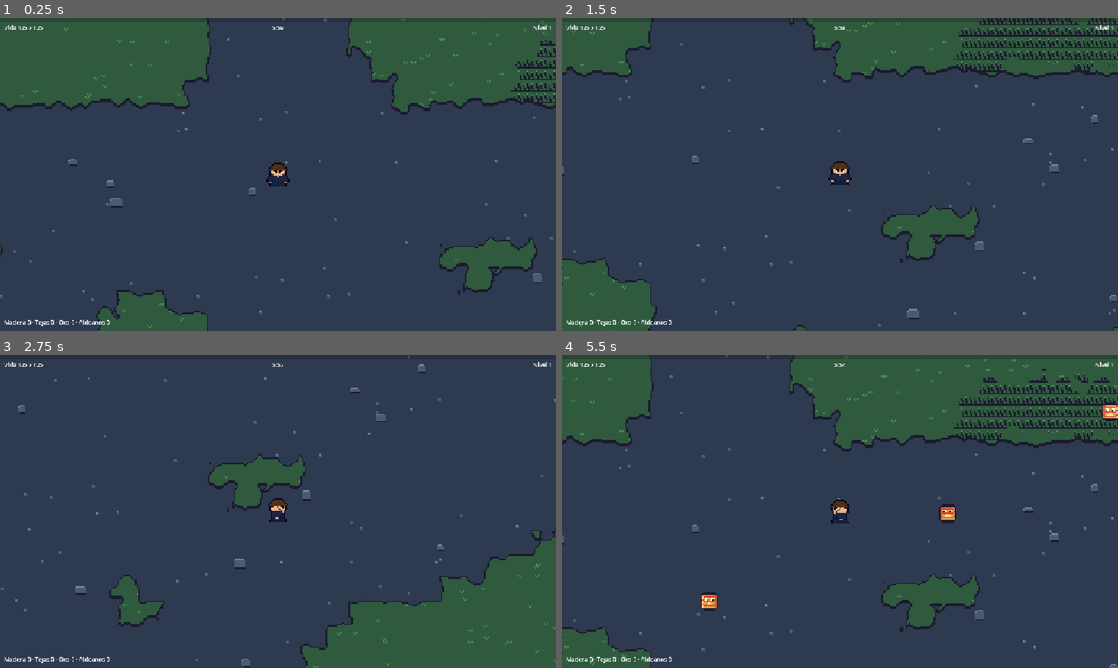
Above: before the commit, frames 1-4 (two rows, left to right).
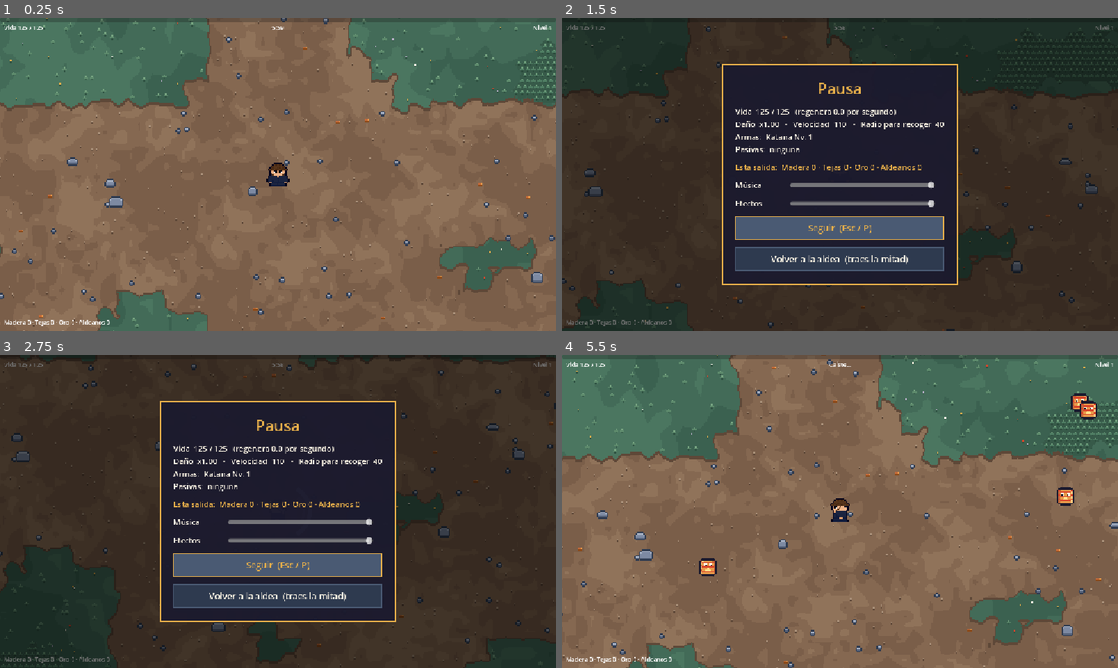
Above: after the commit, the same moments.

Repository: dotrashtrash-png/kintsugi
Game: Godot game, scene res://escenas/run/Run.tscn
Same seed, same stepped clock (60 frames per second), same inputs: the game is played once before the commit and once after it. This scene is started directly instead of the project's main scene.
Inputs (mouse positions are in pixels of both pictures, inside the frame that each line leads up to):
- Up to frame 1 (0.25 s): no input
- Up to frame 2 (1.5 s): tap Enter (ui_accept) at 0.5, 0.77 s; move the mouse to (962, 158) at 0.52 s; hold D (derecha) 0.53-1.28 s; tap P at 0.6, 1.35 s; click (962, 158) at 0.67 s; move the mouse to (728, 190) at 1.27 s; hold S (abajo) from 1.28 s (still down); click (728, 190) at 1.42 s
- Up to frame 3 (2.75 s): tap Enter (ui_accept) at 1.52 s; move the mouse to (333, 442) at 2.02 s; release S (abajo) at 2.03 s; hold D (derecha) from 2.03 s (still down); tap P at 2.1 s; click (333, 442) at 2.17 s
- Up to frame 4 (5.5 s): release D (derecha) at 2.75 s; click (840, 564) at 2.75 s, where only the run after the commit has a clickable "Seguir (Esc / P)"; move the mouse to (812, 574) at 3.52 s; hold W (arriba) 3.53-4.28 s; tap P at 3.6, 4.35 s; click (812, 574) at 3.67 s; tap Enter (ui_accept) at 3.77, 4.52 s; move the mouse to (1006, 558) at 4.27 s; hold A (izquierda) 4.28-5 s; click (1006, 558) at 4.42 s; tap Escape (ui_cancel) at 4.9 s; click (840, 596) at 5 s, where only the run after the commit has a clickable "Volver a la aldea (traes la m…"

The runs differ from the first frame. In frame 1, 93% of the frame differs, in the area x 0-100%, y 0-100%; in frame 2, 95%; in frame 3, 97%; in frame 4, 96%.

Commit message:
Arte, pausa y arreglos del playtest

Diff:
--- a/escenas/base/final.gd
+++ b/escenas/base/final.gd
@@ -4,6 +4,8 @@
 
 const RUTA_MENU := "res://escenas/ui/MenuPrincipal.tscn"
 const RUTA_IMAGEN := "res://arte/aldea/final_kohaku.png"
+# Musica del final: "Dream Sakura" (u otra) de MOMIZizm MUSiC, guardada con uno de estos nombres.
+const RUTAS_MUSICA := ["res://audio/musica/mus_final.ogg", "res://audio/musica/mus_final.mp3"]
 const PAGINAS := [
 	"Los faroles del santuario se encienden, uno por uno.",
 	"Kohaku abre los ojos. Tsugimura recordó a su guardiana, y las grietas de la aldea brillan con oro.",
@@ -18,7 +20,25 @@
 	$Imagen.modulate.a = 0.0
 	create_tween().tween_property($Imagen, "modulate:a", 1.0, 2.0)
 	Audio.sfx("reparar")
+	poner_musica()
 	mostrar()
+
+# Si existe mus_final (.ogg o .mp3) suena en loop; si no, sigue la musica que venia.
+func poner_musica() -> void:
+	for ruta in RUTAS_MUSICA:
+		if not ResourceLoader.exists(ruta):
+			continue
+		Audio.parar_musica()
+		var pista: AudioStream = load(ruta)
+		if "loop" in pista:
+			pista.loop = true
+		var reproductor := AudioStreamPlayer.new()
+		reproductor.stream = pista
+		reproductor.volume_db = -8.0
+		reproductor.bus = "Musica"
+		add_child(reproductor)
+		reproductor.play()
+		return
 
 func mostrar() -> void:
 	$Texto.text = PAGINAS[pagina]
--- a/escenas/enemigos/Chochin.tscn
+++ b/escenas/enemigos/Chochin.tscn
@@ -13,7 +13,8 @@
 collision_mask = 0
 motion_mode = 1
 script = ExtResource("1_vfiqp")
-velocidad = 45.0
+velocidad = 62.0
+dano = 6
 fps = 3.0
 
 [node name="Golpe" parent="." unique_id=1831681398 instance=ExtResource("2_aw5jn")]
--- a/escenas/enemigos/Rescate.gd
+++ b/escenas/enemigos/Rescate.gd
@@ -6,6 +6,8 @@
 var heroe_dentro := false
 var progreso := 0.0
 var liberado := false
+var emboscada_hecha := false
+const KASAS_EMBOSCADA := 6 # al empezar a liberar, salen paraguas alrededor
 
 func _ready() -> void:
 	add_to_group("rescates")
@@ -16,6 +18,9 @@
 func _on_body_entered(cuerpo: Node2D) -> void:
 	if cuerpo.is_in_group("jugador"):
 		heroe_dentro = true
+		if not emboscada_hecha:
+			emboscada_hecha = true
+			emboscada.call_deferred() # no se puede crear cuerpos en medio de la fisica
 
 func _on_body_exited(cuerpo: Node2D) -> void:
 	if cuerpo.is_in_group("jugador"):
@@ -56,3 +61,12 @@
 	add_child(dibujo)
 	move_child(dibujo, $Barra.get_index()) # debajo de la barra
 	$Aldeano.visible = false
+
+# Los yokais no dejan rescatar tranquilo: aparece un circulo de Kasas
+func emboscada() -> void:
+	var spawner = get_parent()
+	if spawner == null or not spawner.has_method("crear"):
+		return
+	for i in KASAS_EMBOSCADA:
+		var punto: Vector2 = global_position + Vector2.RIGHT.rotated(TAU * i / KASAS_EMBOSCADA) * 110.0
+		spawner.crear(spawner.escena_kasa, punto)
--- a/escenas/enemigos/spawner.gd
+++ b/escenas/enemigos/spawner.gd
@@ -6,7 +6,7 @@
 @export var escena_rescate: PackedScene = preload("res://escenas/enemigos/Rescate.tscn")
 @export var tope: int = 150 # maximo de yokais vivos a la vez (la Web se traba con mas)
 @export var distancia: float = 260.0 # a que distancia del heroe aparecen: fuera de la pantalla
-@export var vida_extra_por_minuto: float = 0.35 # +35% de vida por cada minuto que pasa
+@export var vida_extra_por_minuto: float = 0.5 # +35% de vida por cada minuto que pasa
 
 # Minutos en los que un anillo de faroles rodea al heroe
 const MINUTOS_ANILLO := [2.0, 4.0, 5.5]
@@ -24,7 +24,7 @@
 	tiempo += delta
 	# Al principio sale una tanda cada 1.2 s; al minuto 6, cada 0.3 s.
 	var avance: float = clampf(tiempo / 360.0, 0.0, 1.0)
-	$TimerOleada.wait_time = lerpf(1.2, 0.3, avance)
+	$TimerOleada.wait_time = lerpf(1.0, 0.25, avance)
 
 	# Hordas especiales
 	if anillos_hechos < MINUTOS_ANILLO.size() and tiempo >= MINUTOS_ANILLO[anillos_hechos] * 60.0:
@@ -35,7 +35,7 @@
 	if heroe == null:
 		return
 	# Minuto 0: 1 yokai por tanda. Minuto 5: 6 por tanda.
-	var cantidad: int = 1 + int(tiempo / 60.0)
+	var cantidad: int = 2 + int(tiempo / 50.0)
 	for i in cantidad:
 		if get_tree().get_nodes_in_group("enemigos").size() >= tope:
 			return
@@ -44,7 +44,7 @@
 
 func elegir_yokai() -> PackedScene:
 	var r: float = randf()
-	if tiempo > 120.0 and r < 0.06:
+	if tiempo > 90.0 and r < 0.08:
 		return escena_nurikabe # desde el minuto 2: 6 de cada 100
 	if tiempo > 60.0 and r < 0.36:
 		return escena_kasa # desde el minuto 1: 3 de cada 10
@@ -55,8 +55,16 @@
 	var yokai: Yokai = escena.instantiate()
 	yokai.vida = int(ceil(yokai.vida * (1.0 + tiempo / 60.0 * vida_extra_por_minuto)))
 	add_child(yokai)
-	yokai.global_position = posicion
+	yokai.global_position = dentro_del_mapa(posicion)
 	return yokai
+
+# Si el punto cae fuera del mapa, lo trae al borde (antes salian en el vacio y se quedaban quietos)
+func dentro_del_mapa(punto: Vector2) -> Vector2:
+	var run = get_tree().get_first_node_in_group("run")
+	if run == null or not run.limites.has_area():
+		return punto
+	var margen := Vector2(16, 16)
+	return punto.clamp(run.limites.position + margen, run.limites.end - margen)
 
 # Un circulo de faroles alrededor del heroe que se va cerrando
 func evento_anillo(cantidad: int) -> void:
@@ -76,4 +84,4 @@
 	add_child(rescate)
 	# Cerca del heroe, dentro de la pantalla, para que se vea.
 	var angulo: float = randf() * TAU
-	rescate.global_position = heroe.global_position + Vector2.RIGHT.rotated(angulo) * randf_range(90.0, 150.0)
+	rescate.global_position = dentro_del_mapa(heroe.global_position + Vector2.RIGHT.rotated(angulo) * randf_range(90.0, 150.0))
--- a/escenas/enemigos/yokai.gd
+++ b/escenas/enemigos/yokai.gd
@@ -14,27 +14,36 @@
 const RUTA_LUZ := "res://escenas/run/Luz.tscn"
 const RUTA_MATERIAL := "res://escenas/run/Material.tscn"
 const RUTA_HUMO := "res://escenas/efectos/Humo.tscn"
+const PROBABILIDAD_ONIGIRI := 0.05 # 5 de cada 100 yokais sueltan un onigiri que cura
 const PAUSA_DANO := 0.5 # pega cada medio segundo mientras toca al heroe
 
 var heroe
 var espera_dano := 0.0
 var muerto := false
 var reloj_anim := 0.0
+var run
 
 func _ready() -> void:
 	add_to_group("enemigos")
 	heroe = get_tree().get_first_node_in_group("jugador")
+	run = get_tree().get_first_node_in_group("run")
 
 func _physics_process(delta: float) -> void:
 	if heroe == null or muerto:
 		return
 	mover(delta)
+	quedarse_en_el_mapa()
 	revisar_contacto(delta)
 	animar(delta)
 
 func mover(_delta: float) -> void:
 	velocity = global_position.direction_to(heroe.global_position) * velocidad
 	move_and_slide()
+
+# Los empujones (campana, golpe) ya no sacan a los yokais del mapa
+func quedarse_en_el_mapa() -> void:
+	if run and run.limites.has_area():
+		global_position = global_position.clamp(run.limites.position, run.limites.end)
 
 func revisar_contacto(delta: float) -> void:
 	espera_dano -= delta
@@ -72,6 +81,10 @@
 		var mat = soltar(RUTA_MATERIAL)
 		if mat:
 			mat.tipo = elegir_material()
+	if randf() < PROBABILIDAD_ONIGIRI:
+		var comida = soltar(RUTA_MATERIAL)
+		if comida:
+			comida.tipo = "onigiri"
 	soltar(RUTA_HUMO)
 	Audio.sfx("yokai_muere")
 	queue_free()
--- a/escenas/jugador/katana.gd
+++ b/escenas/jugador/katana.gd
@@ -2,6 +2,7 @@
 # Katana (Ronin): corte al frente cada cierto tiempo.
 
 const RECARGA_MINIMA := 0.5 # nunca ataca mas rapido que esto
+const ALCANCE_APUNTAR := 70.0 # apunta sola al yokai mas cercano dentro de esta distancia
 
 var nivel := 1
 var dano := 5
@@ -15,8 +16,23 @@
 	timer.timeout.connect(_atacar)
 
 func _physics_process(_delta: float) -> void:
-	if heroe:
-		rotation = heroe.direccion.angle() # apunta hacia donde camina
+	if heroe == null or mostrando:
+		return # durante el corte la direccion queda fija (antes se podia girar y pegar en 360)
+	var objetivo := yokai_mas_cercano()
+	if objetivo:
+		rotation = global_position.direction_to(objetivo.global_position).angle()
+	else:
+		rotation = heroe.direccion.angle() # sin yokais cerca: hacia donde camina
+
+func yokai_mas_cercano() -> Node2D:
+	var mejor: Node2D = null
+	var mejor_distancia := ALCANCE_APUNTAR * scale.x
+	for e in get_tree().get_nodes_in_group("enemigos"):
+		var d := global_position.distance_to(e.global_position)
+		if d < mejor_distancia:
+			mejor = e
+			mejor_distancia = d
+	return mejor
 
 func _atacar() -> void:
 	for cuerpo in get_overlapping_bodies():
--- /dev/null
+++ b/escenas/run/Pausa.tscn
@@ -0,0 +1,8 @@
+[gd_scene format=3]
+
+[ext_resource type="Script" path="res://escenas/run/pausa.gd" id="1_w7fte"]
+
+[node name="Pausa" type="CanvasLayer" unique_id=714902386]
+process_mode = 3
+layer = 10
+script = ExtResource("1_w7fte")
--- a/escenas/run/material.gd
+++ b/escenas/run/material.gd
@@ -12,6 +12,7 @@
 	"madera": Color(0.8, 0.55, 0.35),
 	"tejas": Color(0.9, 0.5, 0.5),
 	"oro": Color(1, 0.85, 0.3),
+	"onigiri": Color(1, 1, 1),
 }
 
 var heroe
@@ -38,6 +39,11 @@
 	if recogido or not cuerpo.is_in_group("jugador"):
 		return
 	recogido = true
+	if tipo == "onigiri":
+		cuerpo.vida = mini(cuerpo.vida_maxima, cuerpo.vida + randi_range(5, 10)) # cura, no se guarda
+		Audio.sfx("nivel")
+		queue_free()
+		return
 	var run = get_tree().get_first_node_in_group("run")
 	if run:
 		run.agregar_material(tipo, cantidad)
--- /dev/null
+++ b/escenas/run/pausa.gd
@@ -0,0 +1,168 @@
+extends CanvasLayer
+# Pausa de la partida: Esc o P.
+# Muestra las estadisticas del heroe, lo recolectado, el volumen y deja volver a la aldea.
+# La interfaz se arma por codigo: la escena Pausa.tscn es solo este nodo.
+# Process Mode = Always: es lo unico que sigue funcionando con el juego congelado.
+
+const NOCHE := Color("1b1a2e")
+const PIZARRA := Color("2e3a4f")
+const GRIS := Color("4a5a73")
+const ORO := Color("e8b04a")
+const CREMA := Color("fff8e7")
+
+var abierta := false
+var estadisticas: Label
+var materiales: Label
+var boton_seguir: Button
+
+
+func _ready() -> void:
+	process_mode = Node.PROCESS_MODE_ALWAYS
+	layer = 10
+	construir()
+	visible = false
+
+
+func _unhandled_input(event: InputEvent) -> void:
+	var tecla_p: bool = event is InputEventKey and event.pressed and not event.echo and event.keycode == KEY_P
+	if not (event.is_action_pressed("ui_cancel") or tecla_p):
+		return
+	var run = get_parent()
+	if run.terminado:
+		return
+	if not abierta and get_tree().paused:
+		return # el menu de mejoras ya tiene el juego en pausa
+	get_viewport().set_input_as_handled()
+	if abierta:
+		cerrar()
+	else:
+		abrir()
+
+
+func abrir() -> void:
+	abierta = true
+	actualizar()
+	visible = true
+	get_tree().paused = true
+	Audio.sfx("boton")
+	boton_seguir.grab_focus()
+
+
+func cerrar() -> void:
+	abierta = false
+	visible = false
+	get_tree().paused = false
+	Audio.sfx("boton")
+
+
+func _on_volver() -> void:
+	abierta = false
+	visible = false
+	get_parent().terminar(false) # vuelve con la mitad de lo recolectado
+
+
+# ---------- Textos ----------
+
+func actualizar() -> void:
+	var run = get_parent()
+	var h = run.heroe
+	var lineas := PackedStringArray()
+	lineas.append("Vida  %d / %d   (regenera %.1f por segundo)" % [h.vida, h.vida_maxima, h.regen])
+	lineas.append("Daño  x%.2f   ·   Velocidad  %d   ·   Radio para recoger  %d" % [h.poder, h.velocidad, h.radio_recoger])
+	var armas := PackedStringArray()
+	for arma in h.armas.get_children():
+		armas.append("%s Nv. %d" % [nombre_de(arma.name), arma.nivel])
+	lineas.append("Armas:  " + (", ".join(armas) if armas.size() > 0 else "ninguna"))
+	var pasivas := PackedStringArray()
+	for clave in h.niveles:
+		pasivas.append("%s Nv. %d" % [nombre_de(clave), h.niveles[clave]])
+	lineas.append("Pasivas:  " + (", ".join(pasivas) if pasivas.size() > 0 else "ninguna"))
+	estadisticas.text = "\n".join(lineas)
+	var m: Dictionary = run.recolectado
+	materiales.text = "Esta salida:  Madera %d · Tejas %d · Oro %d · Aldeanos %d" % [m["madera"], m["tejas"], m["oro"], run.aldeanos_rescatados]
+
+
+func nombre_de(clave) -> String:
+	return Heroes.MEJORAS.get(String(clave), {}).get("nombre", String(clave).capitalize())
+
+
+# ---------- Construir la interfaz ----------
+
+func caja(fondo: Color, borde: Color) -> StyleBoxFlat:
+	var s := StyleBoxFlat.new()
+	s.bg_color = fondo
+	s.border_color = borde
+	s.set_border_width_all(2)
+	s.set_content_margin_all(12)
+	return s
+
+
+func etiqueta(texto: String, tamano: int, color := CREMA) -> Label:
+	var l := Label.new()
+	l.text = texto
+	l.add_theme_font_size_override("font_size", tamano)
+	l.add_theme_color_override("font_color", color)
+	return l
+
+
+func boton(texto: String) -> Button:
+	var b := Button.new()
+	b.text = texto
+	b.add_theme_font_size_override("font_size", 18)
+	b.add_theme_stylebox_override("normal", caja(PIZARRA, GRIS))
+	b.add_theme_stylebox_override("hover", caja(GRIS, ORO))
+	b.add_theme_stylebox_override("focus", caja(GRIS, ORO))
+	b.add_theme_stylebox_override("pressed", caja(NOCHE, ORO))
+	b.add_theme_color_override("font_color", CREMA)
+	b.add_theme_color_override("font_hover_color", ORO)
+	b.add_theme_color_override("font_focus_color", ORO)
+	return b
+
+
+func barra_volumen(texto: String, bus: String) -> HBoxContainer:
+	var fila := HBoxContainer.new()
+	var l := etiqueta(texto, 16)
+	l.custom_minimum_size = Vector2(110, 0)
+	fila.add_child(l)
+	var barra := HSlider.new()
+	barra.min_value = 0.0
+	barra.max_value = 1.0
+	barra.step = 0.05
+	barra.value = Audio.volumen(bus)
+	barra.custom_minimum_size = Vector2(300, 24)
+	barra.value_changed.connect(func(v: float) -> void: Audio.poner_volumen(bus, v))
+	fila.add_child(barra)
+	return fila
+
+
+func construir() -> void:
+	var sombra := ColorRect.new()
+	sombra.color = Color(0, 0, 0, 0.55)
+	sombra.set_anchors_preset(Control.PRESET_FULL_RECT)
+	add_child(sombra)
+	var centro := CenterContainer.new()
+	centro.set_anchors_preset(Control.PRESET_FULL_RECT)
+	add_child(centro)
+	var panel := PanelContainer.new()
+	var estilo := caja(Color(NOCHE, 0.95), ORO)
+	estilo.set_content_margin_all(28)
+	panel.add_theme_stylebox_override("panel", estilo)
+	centro.add_child(panel)
+	var columna := VBoxContainer.new()
+	columna.add_theme_constant_override("separation", 14)
+	panel.add_child(columna)
+	var titulo := etiqueta("Pausa", 32, ORO)
+	titulo.horizontal_alignment = HORIZONTAL_ALIGNMENT_CENTER
+	columna.add_child(titulo)
+	estadisticas = etiqueta("", 16)
+	columna.add_child(estadisticas)
+	materiales = etiqueta("", 16, ORO)
+	columna.add_child(materiales)
+	columna.add_child(barra_volumen("Música", "Musica"))
+	columna.add_child(barra_volumen("Efectos", "Efectos"))
+	boton_seguir = boton("Seguir  (Esc / P)")
+	boton_seguir.pressed.connect(cerrar)
+	columna.add_child(boton_seguir)
+	var volver := boton("Volver a la aldea  (traes la mitad)")
+	volver.pressed.connect(_on_volver)
+	columna.add_child(volver)
--- a/escenas/run/run.gd
+++ b/escenas/run/run.gd
@@ -7,6 +7,7 @@
 
 const RUTA_TENGU := "res://escenas/enemigos/Tengu.tscn"
 const RUTA_ALDEA := "res://escenas/base/Aldea.tscn"
+const RUTA_PAUSA := "res://escenas/run/Pausa.tscn"
 const MEJORAS_QUE_NO_SON_ARMAS := ["waraji", "haori", "omamori", "hachimaki"]
 const NIVEL_MAXIMO := 8 # el mismo numero que en heroe.gd
 const MARGEN_BORDE := 10.0 # el heroe no se acerca mas que esto al borde del mapa
@@ -31,6 +32,8 @@
 	if has_node("MenuMejoras"):
 		$MenuMejoras.mejora_elegida.connect(_on_mejora_elegida)
 	calcular_limites()
+	if ResourceLoader.exists(RUTA_PAUSA):
+		add_child(load(RUTA_PAUSA).instantiate())
 	Audio.musica("run")
 
 
@@ -77,7 +80,7 @@
 	while experiencia >= experiencia_necesaria:
 		experiencia -= experiencia_necesaria
 		nivel += 1
-		experiencia_necesaria = 5 + nivel * 3 # cada nivel pide un poco mas
+		experiencia_necesaria = 6 + nivel * 5 # cada nivel pide mas
 		niveles_pendientes += 1
 	if niveles_pendientes > 0 and not get_tree().paused:
 		mostrar_menu()
@@ -162,6 +165,11 @@
 		for tipo in botin:
 			botin[tipo] = botin[tipo] / 2 # si cae, trae la mitad de los materiales
 	Estado.recibir_botin(botin, aldeanos_rescatados, sobrevivio)
+	# Aviso de 2 segundos antes de volver, para que se entienda que paso
+	if has_node("HUD/LabelTiempo"):
+		$HUD/LabelTiempo.text = "¡Sobreviviste!" if sobrevivio else "Caíste..."
+	get_tree().paused = true
+	await get_tree().create_timer(2.0, true).timeout # cuenta aunque el juego este en pausa
 	get_tree().paused = false # nunca cambiar de escena en pausa
 	get_tree().change_scene_to_file.call_deferred(RUTA_ALDEA)
 
--- a/escenas/ui/dialogo.gd
+++ b/escenas/ui/dialogo.gd
@@ -8,14 +8,31 @@
 
 signal cerrado
 
+# Retrato de cada personaje. Si el dibujo no existe, queda el cuadro de color.
+const RETRATOS := {
+	"Abuela Haru": "res://arte/ui/retrato_haru.png",
+	"Kohaku": "res://arte/yokais/kohaku.png",
+}
+
+var retrato: TextureRect
+
 
 func _ready() -> void:
 	visible = false
+	retrato = TextureRect.new()
+	retrato.expand_mode = TextureRect.EXPAND_IGNORE_SIZE
+	retrato.stretch_mode = TextureRect.STRETCH_KEEP_ASPECT_CENTERED
+	retrato.texture_filter = CanvasItem.TEXTURE_FILTER_NEAREST
+	retrato.set_anchors_preset(Control.PRESET_FULL_RECT)
+	$Panel/Retrato.add_child(retrato)
 
 
 func mostrar(texto: String, nombre := "Abuela Haru") -> void:
 	$Panel/Nombre.text = nombre
 	$Panel/Texto.text = texto
+	var ruta: String = RETRATOS.get(nombre, "")
+	retrato.texture = load(ruta) if ruta != "" and ResourceLoader.exists(ruta) else null
+	$Panel/Retrato.color = Color(0.11, 0.1, 0.18) if retrato.texture else Color(0.75, 0.6, 0.45)
 	visible = true
 	Audio.sfx("haru")
 
--- a/scripts/autoload/Audio.gd
+++ b/scripts/autoload/Audio.gd
@@ -4,6 +4,10 @@
 #   Audio.musica("run")     -> res://audio/musica/mus_run.ogg
 #   Audio.musica("aldea")   -> capas mus_aldea_capa1..6.ogg
 #   Audio.subir_capa(n)     -> en la aldea, suenan las capas 1 a n
+#   Audio.musica("menu")    -> res://audio/musica/mus_menu.ogg (si no existe, la de la aldea)
+# Todos los botones del juego suenan solos al pasar el mouse o el teclado por
+# encima (sfx_hover): nadie tiene que conectar nada en sus escenas.
+# El clic sigue siendo Audio.sfx("boton") en cada escena, como hasta ahora.
 # Si un archivo todavia no existe, no suena y no da error.
 
 const RUTA_SFX := "res://audio/sfx/sfx_%s.wav"
@@ -13,30 +17,71 @@
 const SILENCIO := -80.0
 const VOLUMEN_MUSICA := -8.0
 const VOLUMEN_SFX := -4.0
+const VOLUMEN_HOVER := -14.0 # el sonido de pasar el mouse va bajito
 
 var canales: Array[AudioStreamPlayer] = []
 var siguiente := 0
 var capas: Array[AudioStreamPlayer] = []
 var tema_run: AudioStreamPlayer
+var tema_menu: AudioStreamPlayer
 var cache := {}
+
+# Volumen de 0.0 a 1.0 por bus. Lo cambia la pausa con sus barras.
+func poner_volumen(bus: String, valor: float) -> void:
+	var i := AudioServer.get_bus_index(bus)
+	if i >= 0:
+		AudioServer.set_bus_volume_db(i, linear_to_db(maxf(valor, 0.0001)))
+
+func volumen(bus: String) -> float:
+	var i := AudioServer.get_bus_index(bus)
+	return db_to_linear(AudioServer.get_bus_volume_db(i)) if i >= 0 else 1.0
+
+func _crear_bus(nombre: String) -> void:
+	if AudioServer.get_bus_index(nombre) == -1:
+		AudioServer.add_bus()
+		AudioServer.set_bus_name(AudioServer.bus_count - 1, nombre)
+		AudioServer.set_bus_send(AudioServer.bus_count - 1, "Master")
 
 func _ready() -> void:
 	process_mode = Node.PROCESS_MODE_ALWAYS # suena aunque el juego este en pausa
+	_crear_bus("Musica")
+	_crear_bus("Efectos")
 	for i in CANALES_SFX:
 		var p := AudioStreamPlayer.new()
 		p.volume_db = VOLUMEN_SFX
+		p.bus = "Efectos"
 		add_child(p)
 		canales.append(p)
 	for i in CAPAS_ALDEA:
 		var c := AudioStreamPlayer.new()
 		c.stream = _cargar(RUTA_MUSICA % ("aldea_capa%d" % (i + 1)), true)
 		c.volume_db = SILENCIO
+		c.bus = "Musica"
 		add_child(c)
 		capas.append(c)
 	tema_run = AudioStreamPlayer.new()
 	tema_run.stream = _cargar(RUTA_MUSICA % "run", true)
 	tema_run.volume_db = VOLUMEN_MUSICA
+	tema_run.bus = "Musica"
 	add_child(tema_run)
+	tema_menu = AudioStreamPlayer.new()
+	tema_menu.stream = _cargar(RUTA_MUSICA % "menu", true)
+	if tema_menu.stream == null:
+		tema_menu.stream = _cargar(RUTA_MUSICA % "aldea_capa1", true)
+	tema_menu.volume_db = VOLUMEN_MUSICA
+	tema_menu.bus = "Musica"
+	add_child(tema_menu)
+	# Cada boton que aparezca en cualquier escena recibe sus sonidos
+	get_tree().node_added.connect(_on_nodo_agregado)
+
+func _on_nodo_agregado(nodo: Node) -> void:
+	if nodo is BaseButton:
+		nodo.mouse_entered.connect(_sonar_hover.bind(nodo))
+		nodo.focus_entered.connect(_sonar_hover.bind(nodo))
+
+func _sonar_hover(boton: BaseButton) -> void:
+	if not boton.disabled and boton.is_visible_in_tree():
+		sfx("hover", VOLUMEN_HOVER)
 
 func _cargar(ruta: String, en_loop := false) -> AudioStream:
 	if cache.has(ruta):
@@ -49,19 +94,23 @@
 	cache[ruta] = s
 	return s
 
-func sfx(nombre: String) -> void:
+func sfx(nombre: String, volumen := VOLUMEN_SFX) -> void:
 	var s := _cargar(RUTA_SFX % nombre)
 	if s == null:
 		return
 	var p := canales[siguiente]
 	siguiente = (siguiente + 1) % CANALES_SFX
 	p.stream = s
+	p.volume_db = volumen
 	p.pitch_scale = randf_range(0.95, 1.05) # que no suene identico cada vez
 	p.play()
 
 func musica(nombre: String) -> void:
 	parar_musica()
 	match nombre:
+		"menu":
+			if tema_menu.stream:
+				tema_menu.play()
 		"run":
 			if tema_run.stream:
 				tema_run.play()
@@ -79,5 +128,6 @@
 
 func parar_musica() -> void:
 	tema_run.stop()
+	tema_menu.stop()
 	for c in capas:
 		c.stop()
Binary file changed: arte/tiles/mapa_grande.png
Binary file added: arte/ui/onigiri.png
Not shown, added: arte/ui/onigiri.png.import
Binary file changed: arte/yokais/tengu.png
Not shown, added: audio/sfx/sfx_hover.wav.import
Not shown, added: escenas/run/pausa.gd.uid
Not shown, added: audio/sfx/sfx_hover.wav
